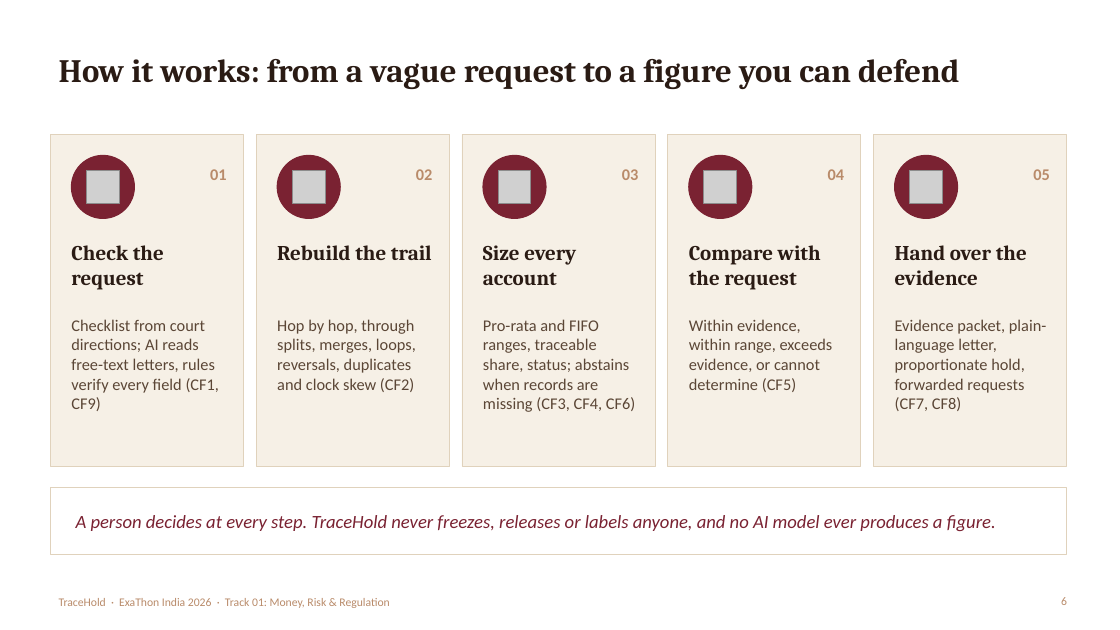
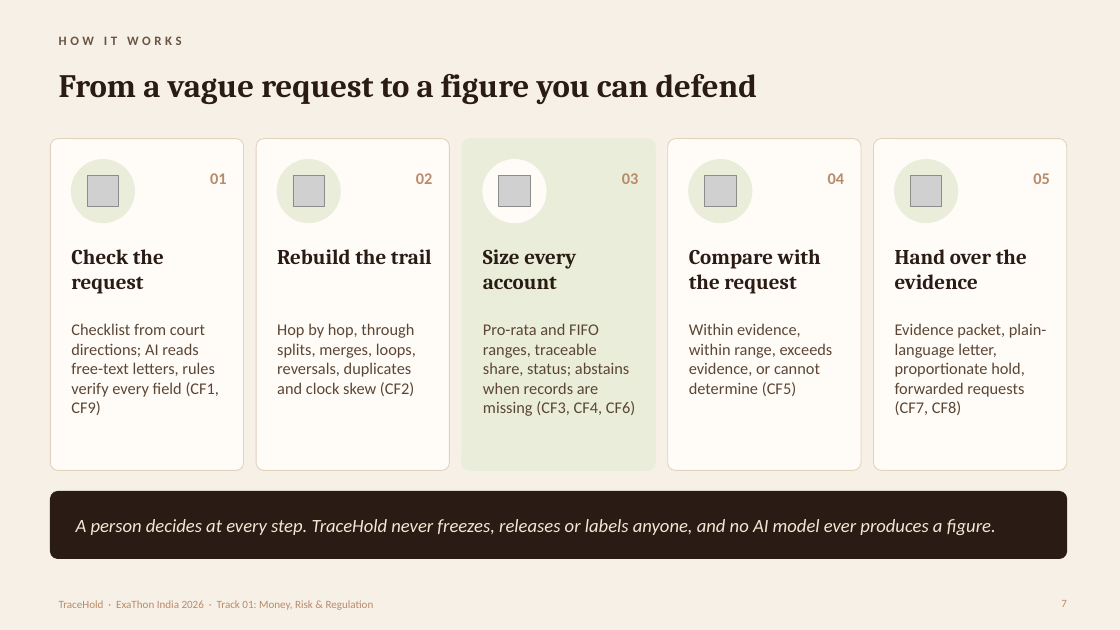
Before and after one commit to lisamehta0791/TraceHold, a slide deck: slide 7 of docs/TraceHold-Pitch-Deck.pptx (slide 6 before the commit). Drawn at 1120x630 pixels with LibreOffice and Linux fonts; fonts in the diff are those of the drawing; grey boxes stand for pictures. Boxes give left, top, right and bottom in pixels: in the first picture for what was removed or moved away, otherwise in the second. Text is boxed around its words. In the diff, an @@ line names an element or a change of style, - is before the commit and + after.

```diff
--- a/docs/TraceHold-Pitch-Deck.pptx
+++ b/docs/TraceHold-Pitch-Deck.pptx
@@ background #FFFFFF to #F6F0E6 @@
@@ text added at (x1=59, y1=36, x2=181, y2=45), 11 pt, text #695544, bold @@
+HOW IT WORKS
@@ title at (x1=59, y1=74, x2=757, y2=104): text changed @@
-How it works: from a vague request to a figure you can defend
+From a vague request to a figure you can defend
@@ rectangle removed at (x1=50, y1=134, x2=244, y2=466) @@
@@ rounded rectangle added at (x1=50, y1=139, x2=244, y2=471), fill #FFFCF7, outline #E0D2BC 0.75 pt @@
@@ rectangle removed at (x1=256, y1=134, x2=450, y2=466) @@
@@ rounded rectangle added at (x1=256, y1=139, x2=450, y2=471), fill #FFFCF7, outline #E0D2BC 0.75 pt @@
@@ rectangle removed at (x1=462, y1=134, x2=655, y2=466) @@
@@ rounded rectangle added at (x1=462, y1=139, x2=655, y2=471), fill #EAEDD9, outline #EAEDD9 0.75 pt @@
@@ rectangle removed at (x1=668, y1=134, x2=861, y2=466) @@
@@ rounded rectangle added at (x1=668, y1=139, x2=861, y2=471), fill #FFFCF7, outline #E0D2BC 0.75 pt @@
@@ rectangle removed at (x1=874, y1=134, x2=1067, y2=466) @@
@@ rounded rectangle added at (x1=874, y1=139, x2=1067, y2=471), fill #FFFCF7, outline #E0D2BC 0.75 pt @@
@@ ellipse at (x1=483, y1=160, x2=546, y2=223): fill #7A2232 to #FFFCF7; outline #7A2232 1 pt to #FFFCF7 1 pt @@
@@ 15 texts, 5 pictures, 5 ellipses moved together from (x1=71, y1=155, x2=1050, y2=412) to (x1=71, y1=160, x2=1050, y2=416) @@
@@ fill #7A2232 to #EAEDD9; outline #7A2232 1 pt to #EAEDD9 1 pt in 4 elements at (x1=71, y1=160, x2=134, y2=223), (x1=277, y1=160, x2=340, y2=223), (x1=689, y1=160, x2=752, y2=223), (x1=895, y1=160, x2=958, y2=223) @@
@@ rectangle removed at (x1=50, y1=487, x2=1067, y2=555) @@
@@ rounded rectangle added at (x1=50, y1=492, x2=1067, y2=559), fill #2A1B14, outline #2A1B14 0.75 pt @@
@@ text "A person decides at every ..." at (x1=76, y1=519, x2=996, y2=535): text colour #7A2232 to #F3E7D3 @@
@@ text "TraceHold · ExaThon India 2026 ..." at (x1=59, y1=600, x2=374, y2=610): size 10 to 9.5 pt @@
@@ page number removed at (x1=1061, y1=597, x2=1067, y2=605) @@
-6
@@ page number added at (x1=1061, y1=600, x2=1067, y2=607), 9.5 pt, text #B98B6A @@
+7
```
Also in this commit, not shown: 15 other slides changed, 2 slides added, 7 other files.
